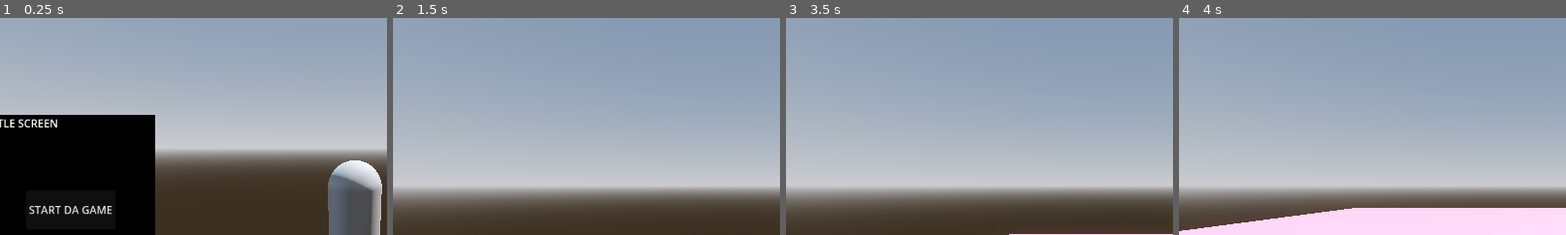
Above: before the commit, frames 1-4 (left to right).
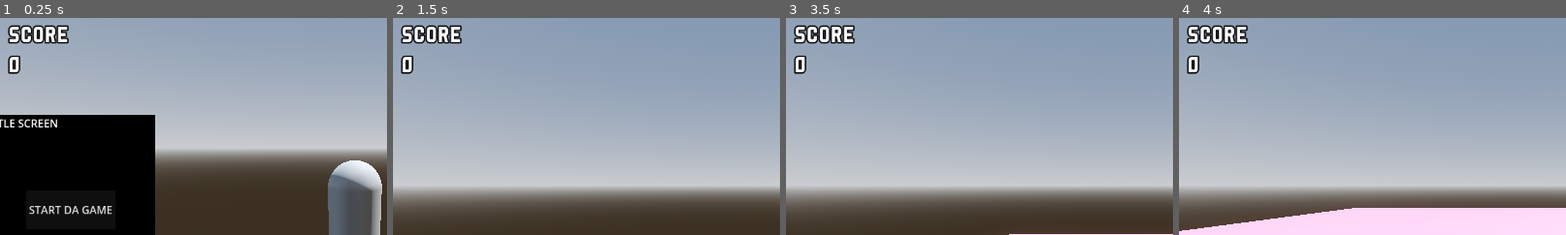
Above: after the commit, the same moments.

Repository: enmae/20-Games-Challenge-Jam-2025
Game: Godot game, scene res://scenes/title_screen/title_screen.tscn
Same seed, same stepped clock (60 frames per second), same inputs: the game is played once before the commit and once after it.
Inputs (mouse positions are % of the whole screen's width and height, from its top left):
- Up to frame 1 (0.25 s): no input
- Up to frame 2 (1.5 s): click "START DA GAME" at 0.5 s; move the mouse to (72, 45) at 1.27 s
- Up to frame 3 (3.5 s): move the mouse to (30, 55) at 2.02 s; hold A (left) 2.03-2.78 s; move the mouse to (60, 28) at 2.77 s
- Up to frame 4 (4 s): move the mouse to (45, 70) at 3.52 s
The pictures show only the part of the screen within x 5-55%, y 0-50%; the shares and areas given below are measured in that part.

The runs differ from the first frame. In frame 1, 1.6% of the frame differs, in the area x 2-18%, y 3-26%; in frame 2, 1.6%; in frame 3, 1.6%; in frame 4, 1.6%.

Commit message:
Added a total score count; Added a font; Created a theme that applies to buttons and labels; Created a dummy fish collectable that updates score when entered by player

Diff:
--- /dev/null
+++ b/Super Monkey Ball Clone/super-monkey-ball-clone/assets/themes/theme.tres
@@ -0,0 +1,12 @@
+[gd_resource type="Theme" load_steps=3 format=3 uid="uid://bmelh2oq6r4tx"]
+
+[ext_resource type="FontFile" uid="uid://dwu7pvnbiq185" path="res://assets/fonts/Blazma-Regular.ttf" id="1_7egdk"]
+
+[sub_resource type="StyleBoxEmpty" id="StyleBoxEmpty_7egdk"]
+
+[resource]
+Button/fonts/font = ExtResource("1_7egdk")
+Label/colors/font_outline_color = Color(0, 0, 0, 1)
+Label/constants/outline_size = 8
+Label/fonts/font = ExtResource("1_7egdk")
+PanelContainer/styles/panel = SubResource("StyleBoxEmpty_7egdk")
--- a/Super Monkey Ball Clone/super-monkey-ball-clone/prefabs/character/character.tscn
+++ b/Super Monkey Ball Clone/super-monkey-ball-clone/prefabs/character/character.tscn
@@ -9,7 +9,7 @@
 
 [sub_resource type="SphereShape3D" id="SphereShape3D_tgg11"]
 
-[node name="Character" type="RigidBody3D"]
+[node name="Character" type="RigidBody3D" groups=["character"]]
 physics_material_override = SubResource("PhysicsMaterial_tgg11")
 lock_rotation = true
 script = ExtResource("1_up5c1")
--- /dev/null
+++ b/Super Monkey Ball Clone/super-monkey-ball-clone/prefabs/collectables/fish/fish.gd
@@ -0,0 +1,9 @@
+extends StaticBody3D
+
+const SCORE = 100.0
+
+func _on_area_3d_body_entered(body: Node3D):
+    if (body.is_in_group("character")):
+        print("entered fish")
+        TotalScore.update_score(SCORE)
+        queue_free()
--- /dev/null
+++ b/Super Monkey Ball Clone/super-monkey-ball-clone/prefabs/collectables/fish/fish.tscn
@@ -0,0 +1,25 @@
+[gd_scene load_steps=5 format=3 uid="uid://dg2tjeo0eo4rf"]
+
+[ext_resource type="Script" uid="uid://dpj4nn1jgcbra" path="res://prefabs/collectables/fish/fish.gd" id="1_xlurk"]
+
+[sub_resource type="PhysicsMaterial" id="PhysicsMaterial_elena"]
+
+[sub_resource type="CapsuleShape3D" id="CapsuleShape3D_xlurk"]
+
+[sub_resource type="SphereShape3D" id="SphereShape3D_36g2a"]
+
+[node name="Fish" type="StaticBody3D"]
+physics_material_override = SubResource("PhysicsMaterial_elena")
+script = ExtResource("1_xlurk")
+
+[node name="CollisionBody3D" type="CollisionShape3D" parent="."]
+transform = Transform3D(-2.18557e-08, -0.5, 0, 0.5, -2.18557e-08, 0, 0, 0, 0.5, 0, 0, 0)
+shape = SubResource("CapsuleShape3D_xlurk")
+disabled = true
+
+[node name="Area3D" type="Area3D" parent="."]
+
+[node name="CollisionShape3D" type="CollisionShape3D" parent="Area3D"]
+shape = SubResource("SphereShape3D_36g2a")
+
+[connection signal="body_entered" from="Area3D" to="." method="_on_area_3d_body_entered"]
--- /dev/null
+++ b/Super Monkey Ball Clone/super-monkey-ball-clone/prefabs/ui/score/total_score.gd
@@ -0,0 +1,11 @@
+extends CanvasLayer
+
+@export var score: int = 0
+@onready var totalScore: Label = $%TotalScore
+
+func _ready() -> void:
+    totalScore.text = str(score)
+
+func update_score(points: int):
+    score += points
+    totalScore.text = str(score)
--- /dev/null
+++ b/Super Monkey Ball Clone/super-monkey-ball-clone/prefabs/ui/score/total_score.tscn
@@ -0,0 +1,34 @@
+[gd_scene load_steps=3 format=3 uid="uid://bhhtuwihhbr1t"]
+
+[ext_resource type="Script" uid="uid://0gr58gaxyfpp" path="res://prefabs/ui/score/total_score.gd" id="1_2lh8x"]
+[ext_resource type="Theme" uid="uid://bmelh2oq6r4tx" path="res://assets/themes/theme.tres" id="1_8tste"]
+
+[node name="TotalScore" type="CanvasLayer"]
+script = ExtResource("1_2lh8x")
+
+[node name="PanelContainer" type="PanelContainer" parent="."]
+offset_right = 240.0
+offset_bottom = 95.0
+theme = ExtResource("1_8tste")
+
+[node name="MarginContainer" type="MarginContainer" parent="PanelContainer"]
+layout_mode = 2
+size_flags_horizontal = 4
+size_flags_vertical = 4
+
+[node name="VBoxContainer" type="VBoxContainer" parent="PanelContainer/MarginContainer"]
+layout_mode = 2
+theme_override_constants/separation = 8
+
+[node name="ScoreHeader" type="Label" parent="PanelContainer/MarginContainer/VBoxContainer"]
+layout_mode = 2
+theme = ExtResource("1_8tste")
+theme_override_font_sizes/font_size = 32
+text = "SCORE"
+
+[node name="TotalScore" type="Label" parent="PanelContainer/MarginContainer/VBoxContainer"]
+unique_name_in_owner = true
+layout_mode = 2
+theme = ExtResource("1_8tste")
+theme_override_font_sizes/font_size = 32
+text = "1000"
--- a/Super Monkey Ball Clone/super-monkey-ball-clone/project.godot
+++ b/Super Monkey Ball Clone/super-monkey-ball-clone/project.godot
@@ -15,6 +15,10 @@
 config/features=PackedStringArray("4.4", "Forward Plus")
 config/icon="res://icon.svg"
 
+[autoload]
+
+TotalScore="*res://prefabs/ui/score/total_score.tscn"
+
 [editor_plugins]
 
 enabled=PackedStringArray("res://addons/anthonyec.camera_preview/plugin.cfg")
@@ -23,9 +27,14 @@
 
 folder_colors={
 "res://assets/": "red",
+"res://downloads/": "purple",
 "res://prefabs/": "green",
 "res://scenes/": "yellow"
 }
+
+[global_group]
+
+character=""
 
 [input]
 
--- a/Super Monkey Ball Clone/super-monkey-ball-clone/scenes/greybox/greybox.tscn
+++ b/Super Monkey Ball Clone/super-monkey-ball-clone/scenes/greybox/greybox.tscn
@@ -1,7 +1,8 @@
-[gd_scene load_steps=6 format=3 uid="uid://06pacwgoo4wh"]
+[gd_scene load_steps=7 format=3 uid="uid://06pacwgoo4wh"]
 
 [ext_resource type="PackedScene" uid="uid://gbuuwgqqie5d" path="res://assets/models/greybox/greybox.gltf" id="1_xwyt4"]
 [ext_resource type="PackedScene" uid="uid://bfywu8if32nt2" path="res://prefabs/character/character.tscn" id="2_mi44d"]
+[ext_resource type="PackedScene" uid="uid://dg2tjeo0eo4rf" path="res://prefabs/collectables/fish/fish.tscn" id="4_rss2v"]
 
 [sub_resource type="ProceduralSkyMaterial" id="ProceduralSkyMaterial_62ugy"]
 sky_horizon_color = Color(0.662243, 0.671743, 0.686743, 1)
@@ -26,9 +27,11 @@
 shadow_enabled = true
 
 [node name="greybox" parent="." instance=ExtResource("1_xwyt4")]
-transform = Transform3D(1, 0, 0, 0, 1, 0, 0, 0, 1, 0, 0, 0)
 
 [node name="Character" parent="." instance=ExtResource("2_mi44d")]
 transform = Transform3D(1, 0, 0, 0, 1, 0, 0, 0, 1, -1.06789, -3.13972, -14.419)
 
+[node name="Fish" parent="." instance=ExtResource("4_rss2v")]
+transform = Transform3D(1, 0, 0, 0, 1, 0, 0, 0, 1, -1, -19, -34)
+
 [editable path="greybox"]
Binary file added: Super Monkey Ball Clone/super-monkey-ball-clone/assets/fonts/Blazma-Italic.ttf
Not shown, added: Super Monkey Ball Clone/super-monkey-ball-clone/assets/fonts/Blazma-Italic.ttf.import
Binary file added: Super Monkey Ball Clone/super-monkey-ball-clone/assets/fonts/Blazma-Regular.ttf
Not shown, added: Super Monkey Ball Clone/super-monkey-ball-clone/assets/fonts/Blazma-Regular.ttf.import
Not shown, added: Super Monkey Ball Clone/super-monkey-ball-clone/downloads/.gdignore
Not shown, added: Super Monkey Ball Clone/super-monkey-ball-clone/downloads/Blazma_Font_1_10/License.txt
Binary file added: Super Monkey Ball Clone/super-monkey-ball-clone/downloads/Blazma_Font_1_10/OpenType (.otf)/Blazma-Italic.otf
Binary file added: Super Monkey Ball Clone/super-monkey-ball-clone/downloads/Blazma_Font_1_10/OpenType (.otf)/Blazma-Regular.otf
Binary file added: Super Monkey Ball Clone/super-monkey-ball-clone/downloads/Blazma_Font_1_10/TrueType (.ttf)/Blazma-Italic.ttf
Binary file added: Super Monkey Ball Clone/super-monkey-ball-clone/downloads/Blazma_Font_1_10/TrueType (.ttf)/Blazma-Regular.ttf
Binary file added: Super Monkey Ball Clone/super-monkey-ball-clone/downloads/Blazma_Font_1_10/Web Open Font Format (.woff)/Blazma-Italic.woff
Binary file added: Super Monkey Ball Clone/super-monkey-ball-clone/downloads/Blazma_Font_1_10/Web Open Font Format (.woff)/Blazma-Italic.woff2
(and 5 more such lines)
